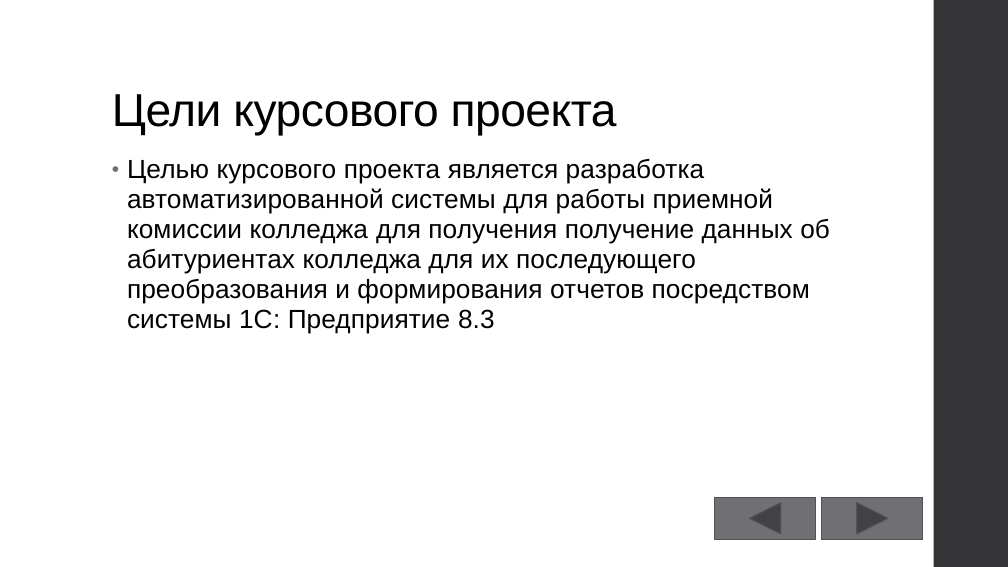
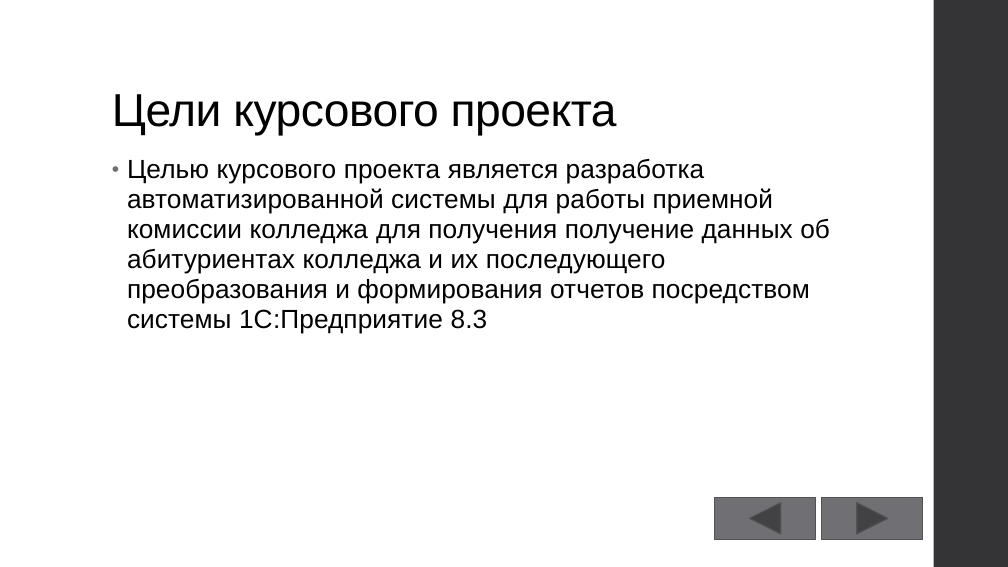
Before and after one commit to GeorgiyDemo/KIP, a slide deck: slide 3 of Course III/БД/1C/Курсовой/Презентация.pptx. Drawn at 1008x567 pixels with LibreOffice and Linux fonts; fonts in the diff are those of the drawing. Boxes give left, top, right and bottom in pixels: in the first picture for what was removed or moved away, otherwise in the second. Text is boxed around its words. In the diff, an @@ line names an element or a change of style, - is before the commit and + after.

```diff
--- a/Course III/БД/1C/Курсовой/Презентация.pptx
+++ b/Course III/БД/1C/Курсовой/Презентация.pptx
@@ text at [127,159,830,334]: text changed @@
-• Целью курсового проекта является разработка автоматизированной системы для работы приемной комиссии колледжа для получения получение данных об абитуриентах колледжа для их последующего преобразования и формирования отчетов посредством системы 1С: Предприятие 8.3
+• Целью курсового проекта является разработка автоматизированной системы для работы приемной комиссии колледжа для получения получение данных об абитуриентах колледжа и их последующего преобразования и формирования отчетов посредством системы 1С:Предприятие 8.3
```
Also in this commit, not shown: 4 other slides changed, 6 other files.
